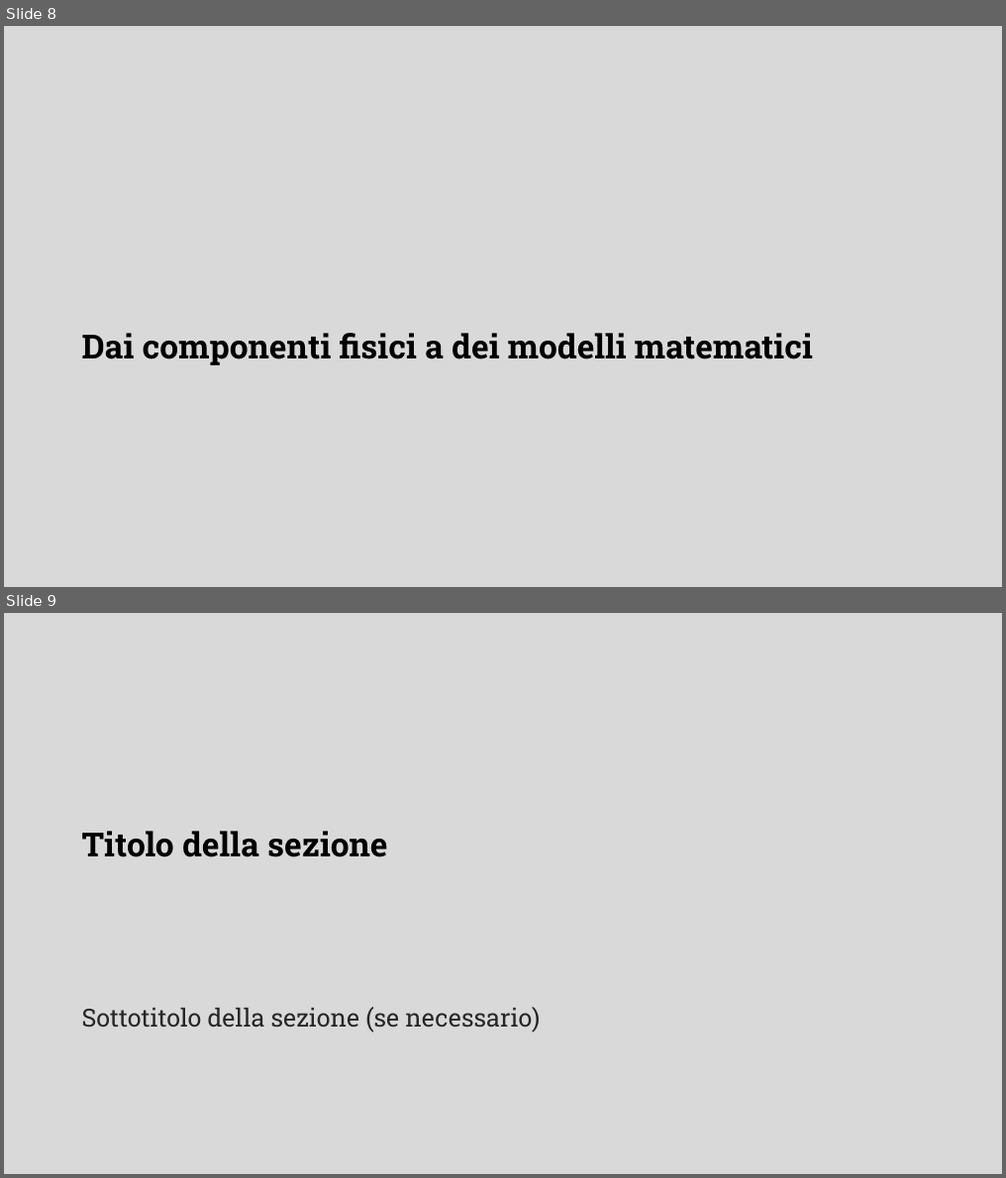
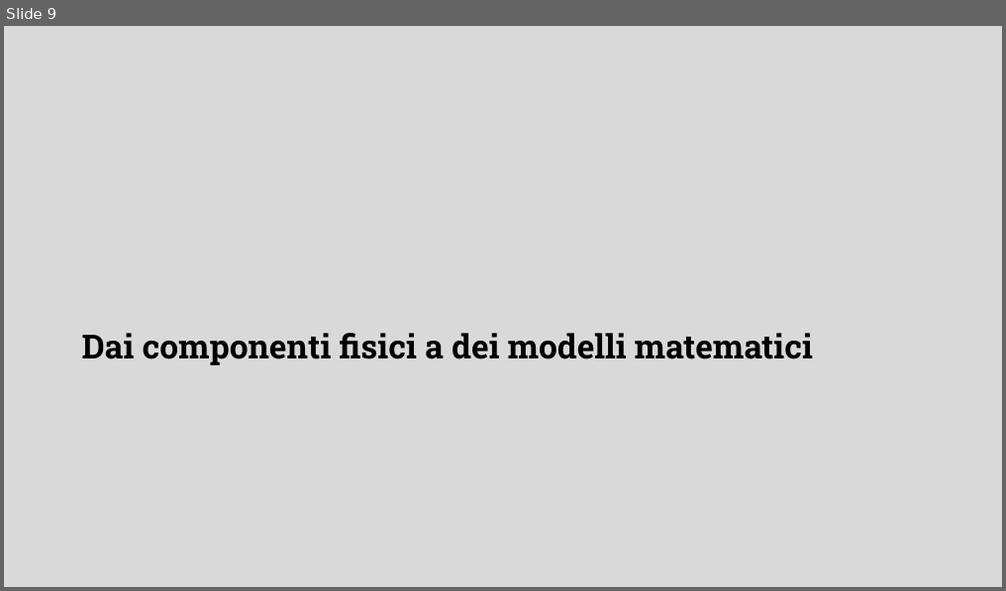
Before and after one commit to DanieleFerretti03/tesi-enigma, a slide deck: presentazione.odp. Shown one above the other, each under a label of ours: slides 8 and 9 before the commit, slide 9 after it. The pictures are 1006x1178 and 1006x591 pixels, drawn with LibreOffice and Linux fonts; fonts in the diff are those of the drawing; background and template pictures are left out. Boxes give left, top, right and bottom in pixels: in the first picture for what was removed or moved away, otherwise in the second. Text is boxed around its words. In the diff, an @@ line names an element or a change of style, - is before the commit and + after.

```diff
--- a/presentazione.odp
+++ b/presentazione.odp
@@ slide 9 removed at bbox=[4, 613, 1002, 1174], background #D9D9D9 @@
@@ title removed at bbox=[82, 831, 387, 858] @@
-Titolo della sezione
@@ text removed at bbox=[82, 1007, 540, 1033] @@
-Sottotitolo della sezione (se necessario)
@@ what was slide 8 is now slide 9 @@
```
Also in this commit, not shown: 1 slide changed, 13 slides added, 8 other slides removed, 2 other files.
